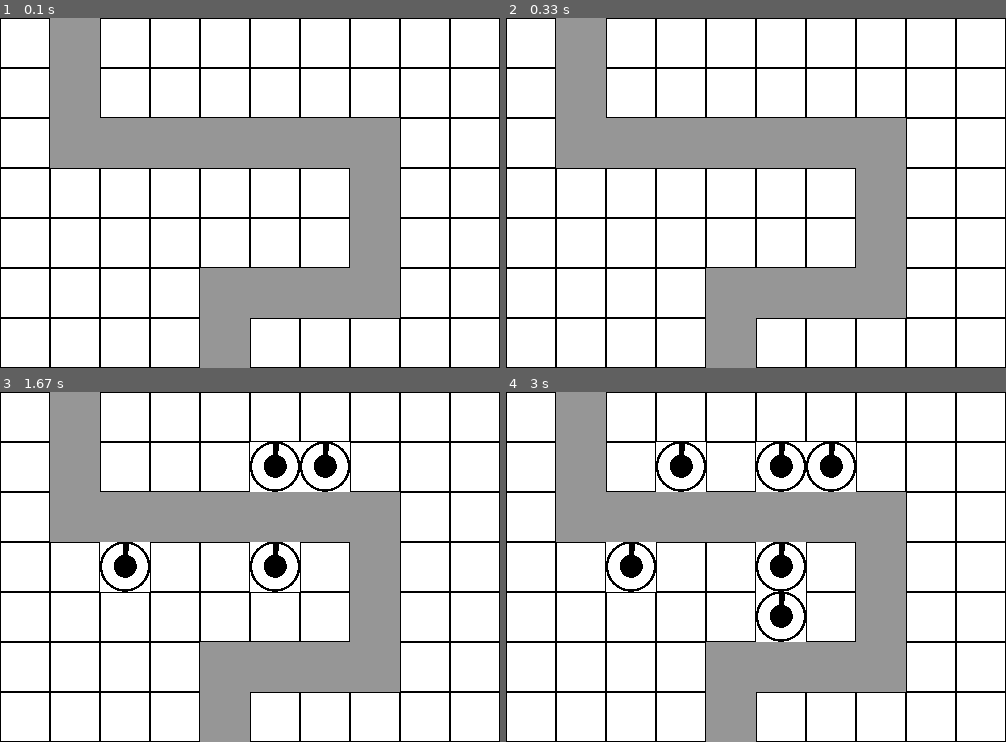
Above: before the commit, frames 1-4 (two rows, left to right).
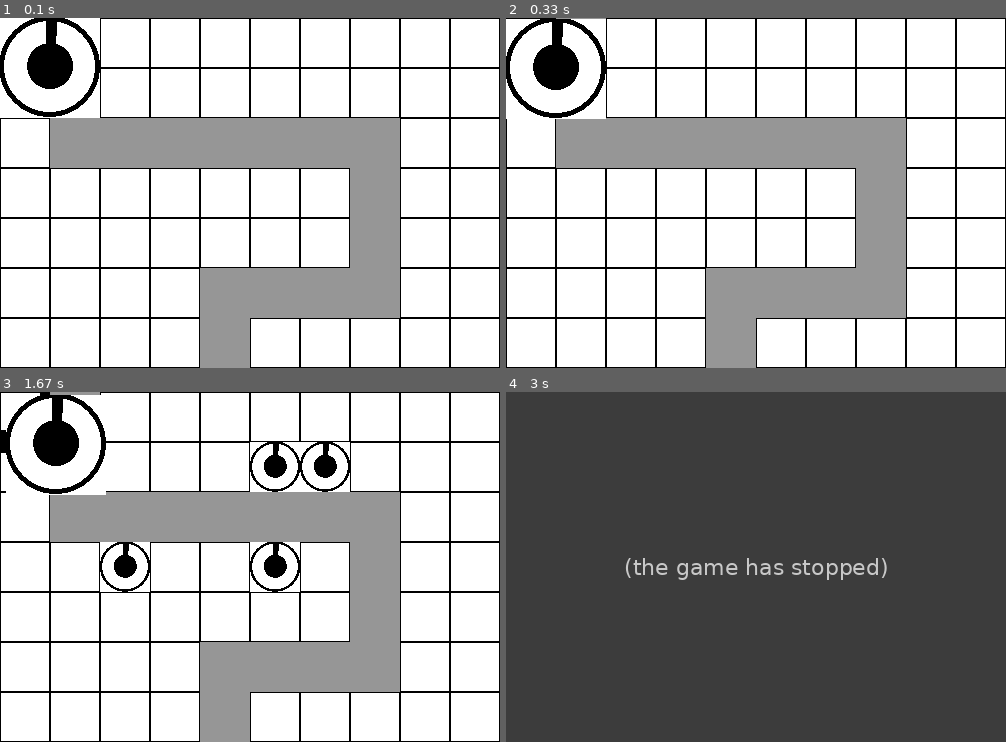
Above: after the commit, the same moments.

Repository: SourceOfPhi/PygameTD
Game: pygame game, started from main.py
Two runs of this game, one before a commit and one after it. Both use one fixed random seed, a clock stepped at 60 frames per second and the inputs below.
Inputs (mouse positions are in pixels of both pictures, inside the frame that each line leads up to):
- Up to frame 1 (0.1 s): no input
- Up to frame 2 (0.33 s): no input
- Up to frame 3 (1.67 s): click (250, 567) at 0.38 s; click (130, 570) at 0.72 s; click (325, 444) at 1.05 s; click (260, 448) at 1.38 s
- Up to frame 4 (3 s): click (761, 605) at 1.72 s; click (676, 451) at 2.05 s

The runs differ from the first frame. In frame 1, 3.8% of the frame differs, in the area x 0-20%, y 0-29%; in frame 2, 3.8%; in frame 3, 3.8%; in frame 4, 100%, in the area x 0-100%, y 0-100%.
Error after the commit: IndexError: list index out of range (enemy.py line 23); the game stopped at 2.55 s (later frames are placeholders)

Commit message:
Create test enemy

Diff:
--- a/main.py
+++ b/main.py
@@ -1,5 +1,6 @@
 import pygame
 from pathlib import Path
+from enemy import Enemy
 from levelparser import Level, LevelParser
 from game_object import GameObject
 
@@ -75,10 +76,13 @@
 
     turret_sprite = pygame.image.load(Path('./images/turretPlaceholder.png'))
 
-    game_objects = []
+    game_objects: list[GameObject] = []
 
     # create a surface on screen that has the size of 240 x 180
     screen = pygame.display.set_mode(SCREEN_SIZE)
+
+    enemy1 = Enemy(turret_sprite, (0,0), lvl.enemy_path)
+    game_objects.append(enemy1)
 
     mouse_pos: tuple[int, int] = 0, 0
 
